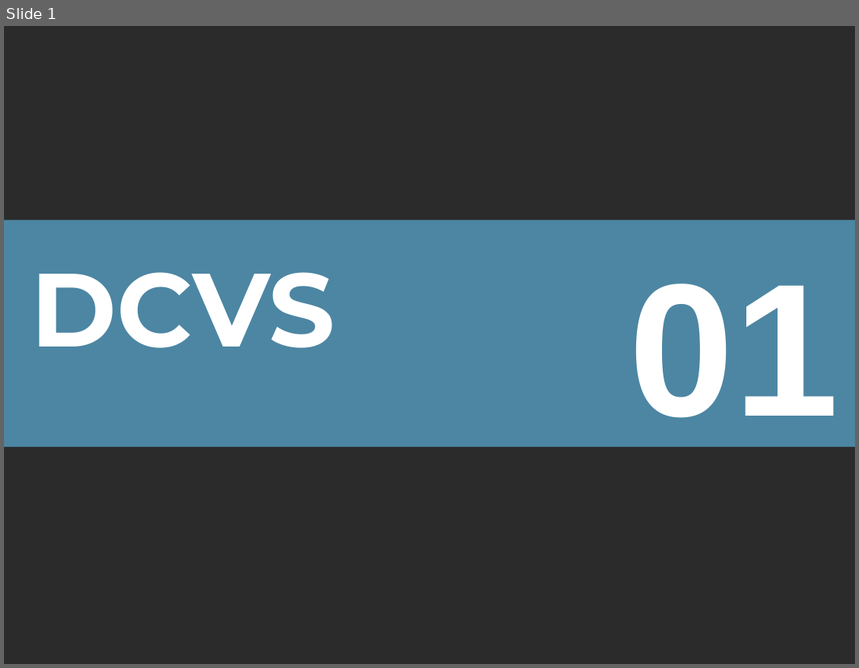
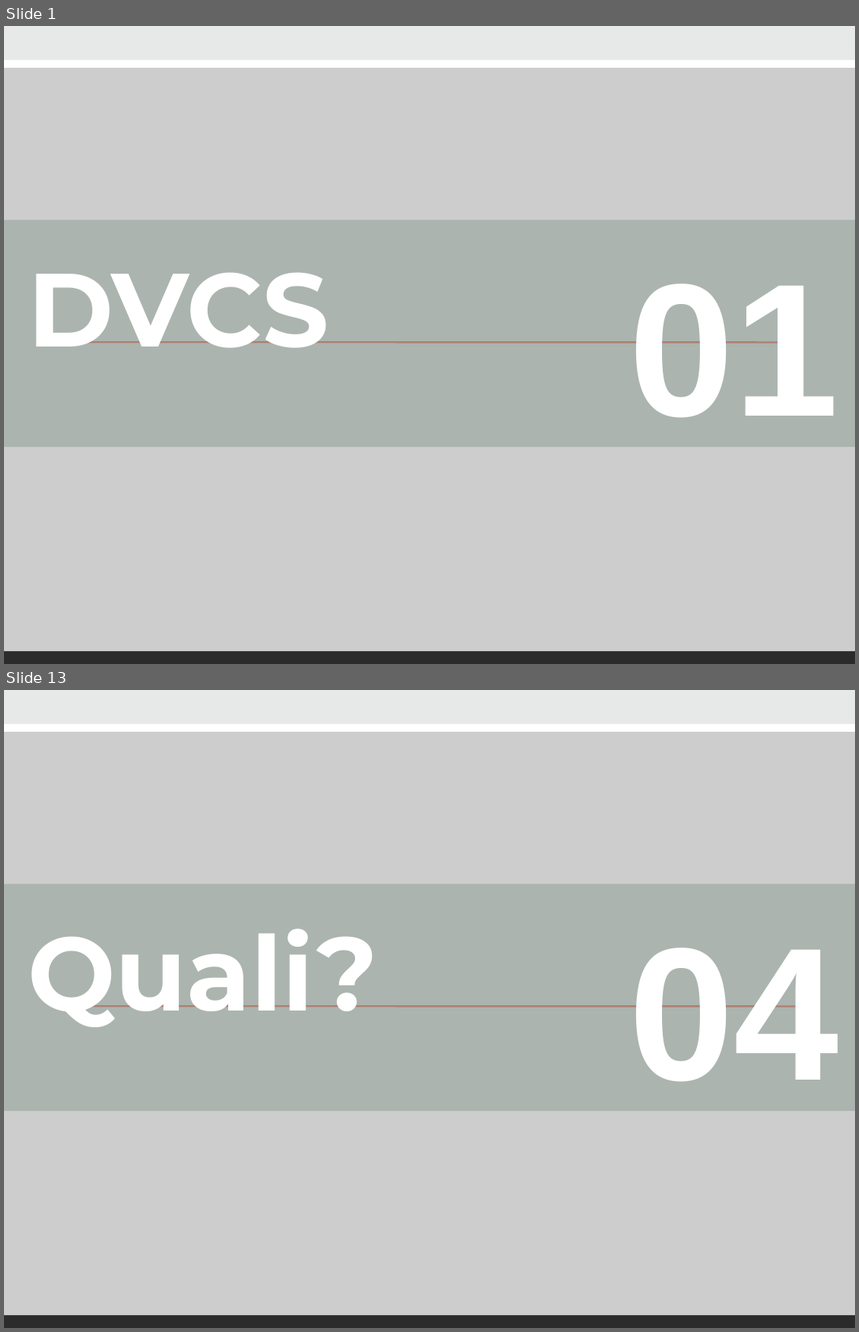
Before and after one commit to calca/ugialtnetconfv5, a slide deck: dcvs.pptx. Shown one above the other, each under a label of ours: slide 1 before the commit, slides 1 and 13 after it; the slides between them are not shown. The pictures are 859x668 and 859x1332 pixels, drawn with LibreOffice and Linux fonts; fonts in the diff are those of the drawing; background and template pictures are left out; a plain dark background stands for a picture behind light text. Boxes give left, top, right and bottom in pixels: in the first picture for what was removed or moved away, otherwise in the second. Text is boxed around its words. In the diff, an @@ line names an element or a change of style, - is before the commit and + after.

```diff
--- a/dcvs.pptx
+++ b/dcvs.pptx
@@ slide 13 added at (4, 690, 855, 1328), background picture (left out); not listed: 4 template elements that a slide beside it also shows @@
@@ rectangle added at (4, 884, 855, 1111), fill #93A299 at 57% opacity @@
@@ text added at (28, 929, 378, 1027), 88 pt, text #FFFFFF, bold @@
+Quali?
@@ text added at (629, 948, 840, 1081), 160 pt, text #FFFFFF, bold @@
+04
@@ slide 1 changed as well @@
@@ rectangle added at (4, 47, 855, 68), fill #FFFFFF @@
@@ rectangle added at (4, 26, 855, 60), fill #93A299 @@
@@ rectangle added at (4, 26, 855, 651), fill #FFFFFF at 77% opacity @@
@@ rectangle at (4, 220, 855, 447): fill #66CCFF at 57% opacity to #93A299 at 57% opacity @@
@@ text at (28, 273, 329, 348): text changed @@
-DCVS
+DVCS
@@ line added from (68, 343) to (798, 343), #D2533C 1.5 pt @@
```
Also in this commit, not shown: 21 other slides added, 1 slide removed, 2 other files.
